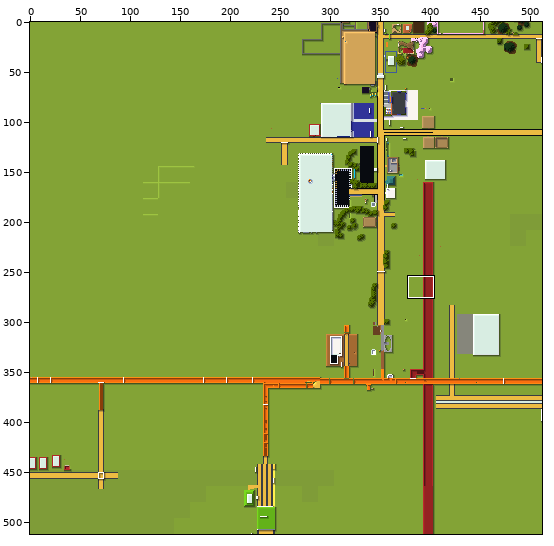
Sprite sheet, stored at tiles/-2,-1.png. Above: a wide view before the commit, with the close-up outlined.
Close-up. Old version:
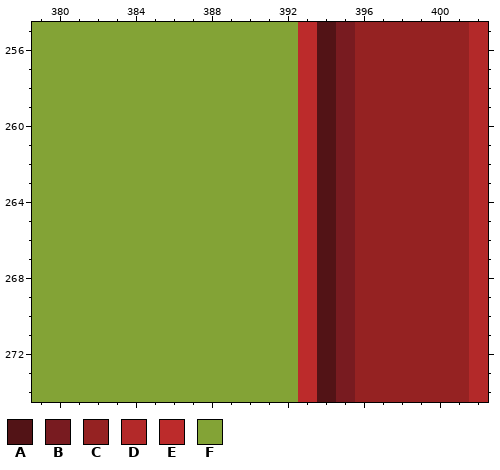
The file is 512x512 pixels. Colours within 5 levels of each other are drawn and written as one. Shown: x 379..402, y 255..274. The commit also changed other parts of the picture, which this record leaves out.
Palette (. is transparent): A #521316  B #781b20  C #952222  D #b32929  E #bc2b2b  F #83a336
Pixels before, first column x 379:
255 FFFFFFFFFFFFFFEABCCCCCCD
256 FFFFFFFFFFFFFFEABCCCCCCD
257 FFFFFFFFFFFFFFEABCCCCCCD
258 FFFFFFFFFFFFFFEABCCCCCCD
259 FFFFFFFFFFFFFFEABCCCCCCD
260 FFFFFFFFFFFFFFEABCCCCCCD
261 FFFFFFFFFFFFFFEABCCCCCCD
262 FFFFFFFFFFFFFFEABCCCCCCD
263 FFFFFFFFFFFFFFEABCCCCCCD
264 FFFFFFFFFFFFFFEABCCCCCCD
265 FFFFFFFFFFFFFFEABCCCCCCD
266 FFFFFFFFFFFFFFEABCCCCCCD
267 FFFFFFFFFFFFFFEABCCCCCCD
268 FFFFFFFFFFFFFFEABCCCCCCD
269 FFFFFFFFFFFFFFEABCCCCCCD
270 FFFFFFFFFFFFFFEABCCCCCCD
271 FFFFFFFFFFFFFFEABCCCCCCD
272 FFFFFFFFFFFFFFEABCCCCCCD
273 FFFFFFFFFFFFFFEABCCCCCCD
274 FFFFFFFFFFFFFFEABCCCCCCD
After the commit:
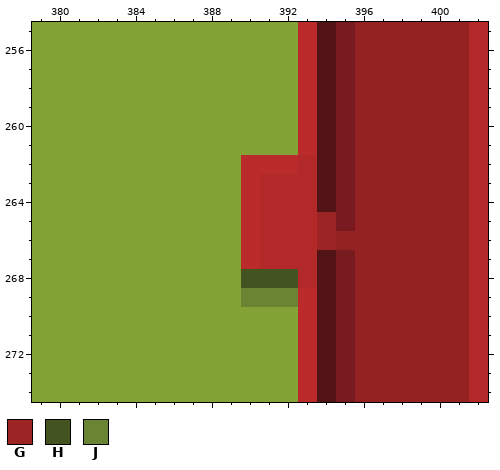
Colours new in this view: G #9c2424  H #445421  J #6a8433
From old to new:
y 262: x 390..393 FFFE -> EEED
y 263..264: x 390..393 FFFE -> EDDD
y 265: x 390..394 FFFEA -> EDDDG
y 266: x 390..395 FFFEAB -> EDDDGC
y 267: x 390..393 FFFE -> EDDD
y 268: x 390..393 FFFE -> HHHD
y 269: x 390..392 FFF -> JJJ
Changed places in both close-ups, as pixel boxes (x1, y1, x2, y2):
changed: (241, 155, 355, 307)
